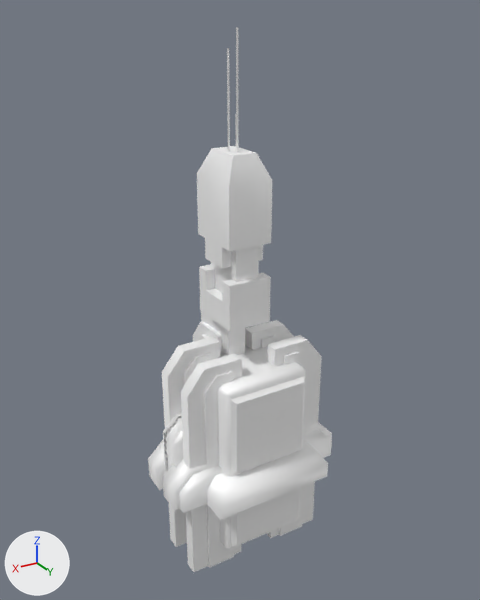
Renders of the glTF model assets/models/eng_station.glb from each side of a commit.
Before and after are seen from a camera (50 mm lens) standing at (32.9, 54.2, 47.6) and looking at (-0.5, -1.4, 19.9). The axes (+X, +Y, +Z) are drawn at lower left. The lights are the same throughout. The older version comes first. Where no turn or scale is listed for an object, it has been applied to the vertices.

Objects in the first picture: 'B01', 'B02_Door', 'B03_Door', 'B04_Tower', 'XEB0104'.
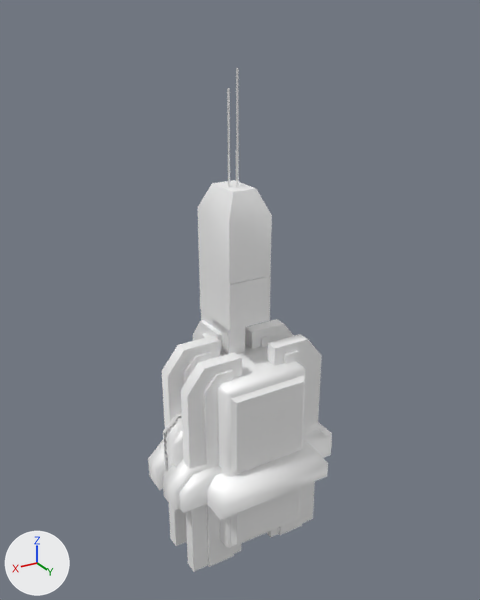
What changed in the scene script:
```text
Change ob_b01:
    ob_b01.location: (0.0, 0.133, 3.25) -> (0.0, 0.133, 3.371)
Change ob_b04_tower:
    ob_b04_tower.location: (0.0, -1.7, 30.0) -> (0.0, -1.7, 26.5)
```

Changed parts and their boxes [x1, y1, x2, y2] in the pictures (480 x 600 px):
'B01', moved
    before: [162, 246, 322, 572]
    after: [162, 266, 322, 572]
'B04_Tower', moved
    before: [197, 27, 272, 268]
    after: [198, 68, 272, 300]
